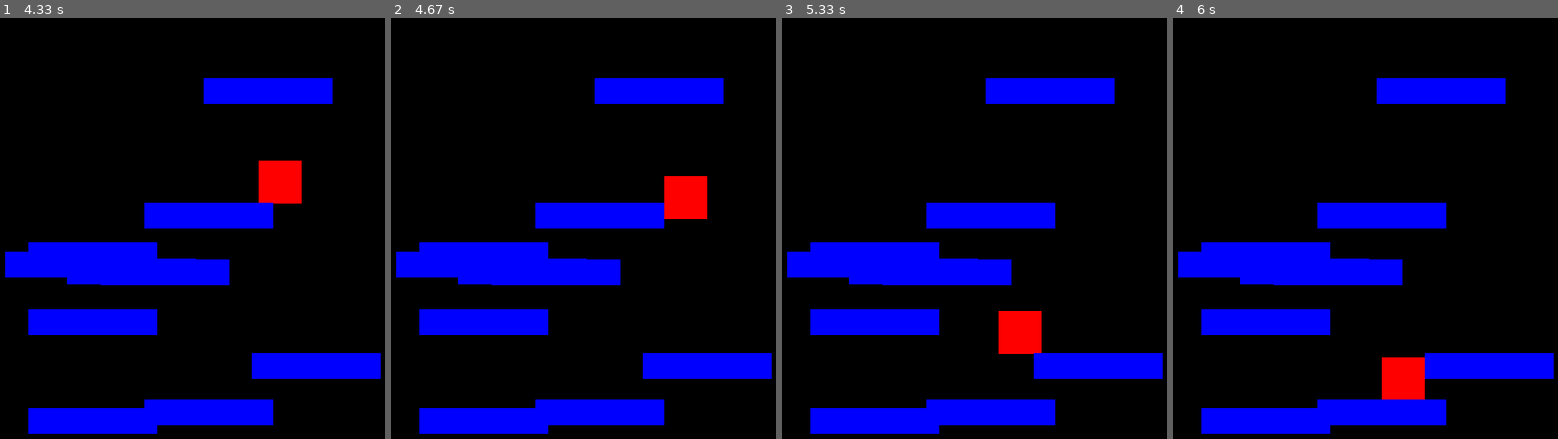
Above: before the commit, frames 1-4 (left to right).
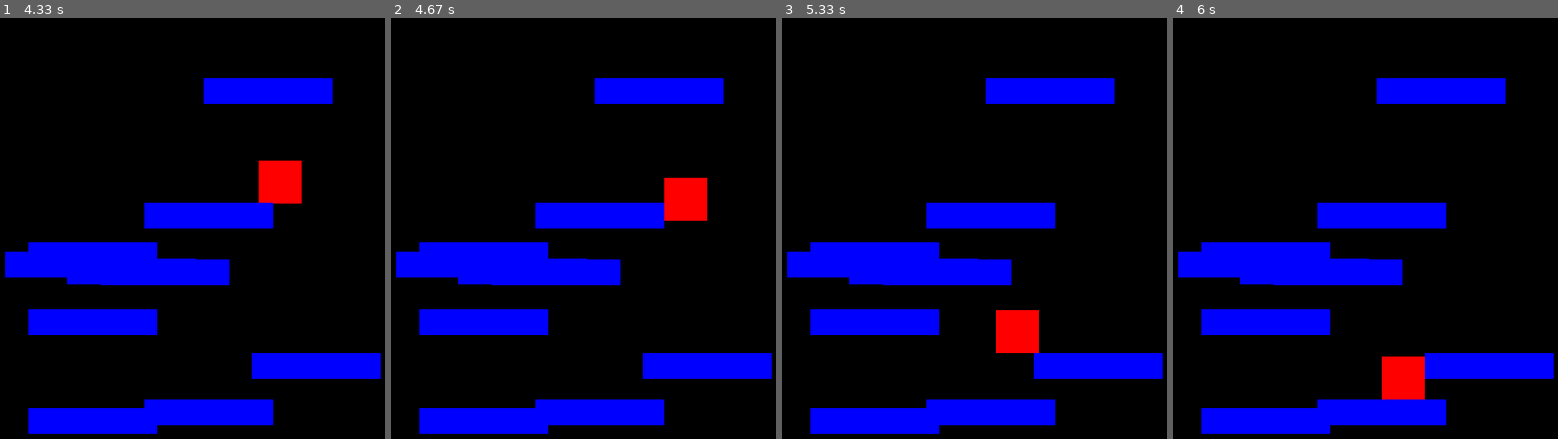
Above: after the commit, the same moments.

Repository: acf-code/Pygame_Tutorial
Game: pygame game, started from Coach Training/class4code.py
Two runs of this game, one before a commit and one after it. Both use one fixed random seed, a clock stepped at 60 frames per second and the inputs below.
Inputs:
- Up to frame 1 (4.33 s): hold Right 0.33-0.8 s; hold Right 0.83-1.3 s; hold Left 1.33-1.87 s; hold Left 1.9-2.3 s; hold Right 2.33-2.97 s; hold Left 3-3.47 s; hold Right 3.5-3.97 s; hold Right from 4 s (still down)
- Up to frame 2 (4.67 s): release Right at 4.47 s; hold Left from 4.5 s (still down)
- Up to frame 3 (5.33 s): release Left at 5.03 s; hold Left from 5.07 s (still down)
- Up to frame 4 (6 s): release Left at 5.47 s; hold Right from 5.5 s (still down)

Frame 1 is identical in both runs. In frame 2, less than 0.1% of the frame differs, in the area x 70-83%, y 37-49%; in frame 3, 0.2%, in the area x 55-68%, y 69-80%; in frame 4, less than 0.1%.

Commit message:
Update class4code.py

Diff:
--- a/Coach Training/class4code.py
+++ b/Coach Training/class4code.py
@@ -35,6 +35,7 @@
 
     velocity[1] += gravity*tick
 
+    #move in the x direction
     keys = pygame.key.get_pressed()
     if keys[pygame.K_RIGHT]:
         velocity[0] = speed
@@ -45,6 +46,7 @@
 
 
     screen.fill([0,0,0])
+    #collision code for bottom of the screen
     if rect1.bottom + velocity[1] >= size[1]:
         dy = size[1] - rect1.bottom
         velocity[1] = 0
@@ -56,31 +58,35 @@
     dx = velocity[0]
 
 
-
+   #collision code with platorms
     pygame.draw.rect(screen,[255,0,0],rect1)
     for p in platforms:
+        #if the change in y will hit the platform, change dy to be the distance from the bottom of player and top of platform
+        #change v_y to be zero
         if p.colliderect(pygame.Rect(rect1.x,rect1.y + dy,rect1.w,rect1.h)):
             dy = p.top - rect1.bottom
-            if dy < 0:
-                dy = 0
             velocity[1] = 0
+        #if the change in x will hit the platform and player is moving to the left, change dx to be the distance from the left of player and right of platform
+        #change dx to be zero
         elif p.colliderect(pygame.Rect(rect1.x + dx, rect1.y, rect1.w, rect1.h)) and dx < 0:
             dx = p.right - rect1.left
             velocity[0] = 0
+        #if the change in x will hit the platform and player is moving to the right, change dx to be the distance from the right of player and left of platform
+        #change dx to be zero
         elif p.colliderect(pygame.Rect(rect1.x + dx, rect1.y, rect1.w, rect1.h)) and dx > 0:
             dx = p.left - rect1.right
             velocity[0] = 0
         pygame.draw.rect(screen,[0,0,255],p)
 
 
-
+    #update the player position with dx and dy
     rect1.centerx += dx
     rect1.centery += dy
     pygame.display.update()
     clock.tick(fps)
 
 
-#Ways To Improve
+#Things to Add
 #Add jumping to player
 #stop player from moving when key is let go
 #Have platforms spawn not colliding with eachother
